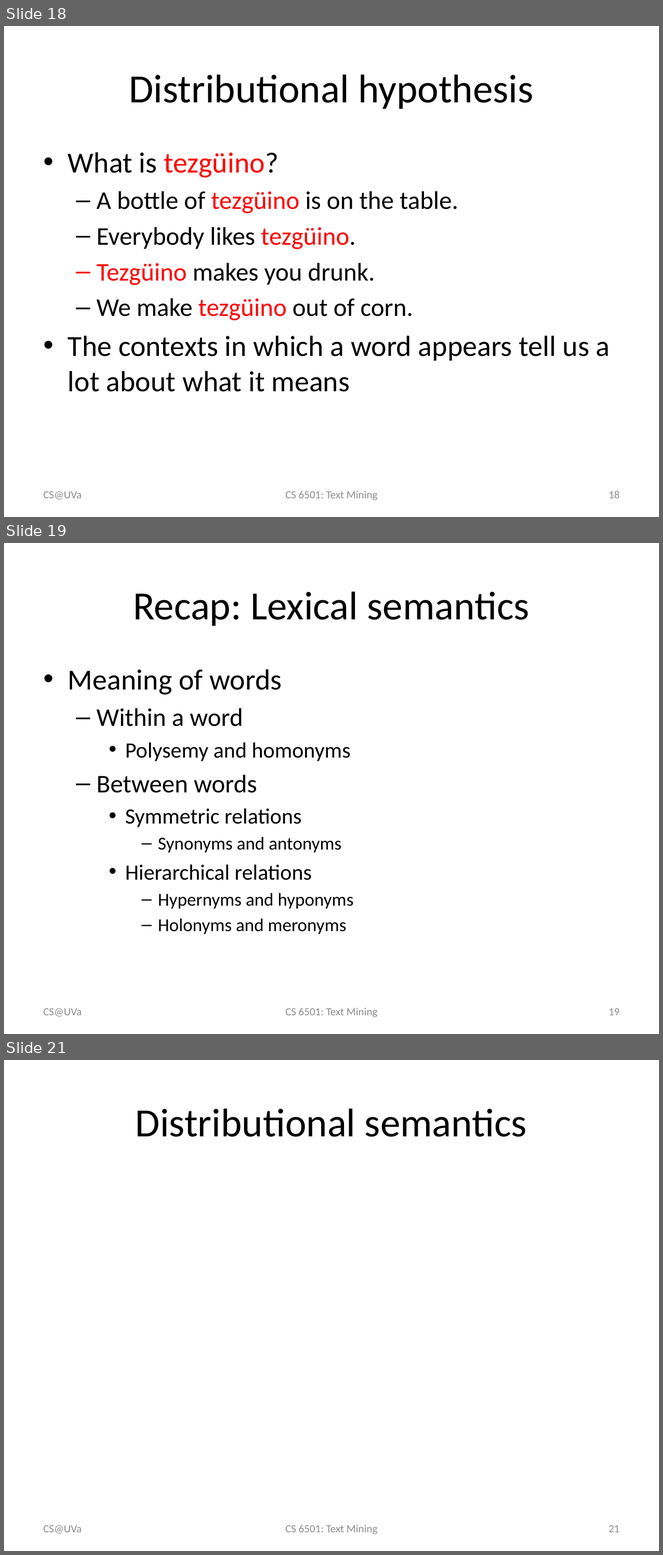
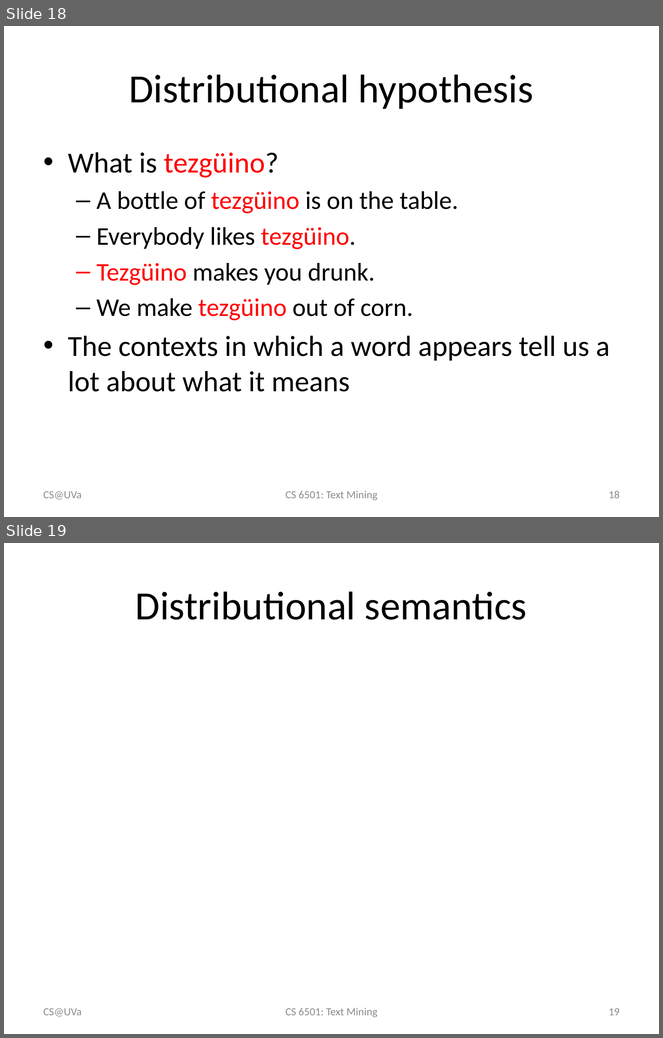
Before and after one commit to wang296/CS6501-Text-Mining, a slide deck: docs/LexicalSemanticsWordSenses.pptx. Shown one above the other, each under a label of ours: slides 18, 19 and 21 before the commit, slides 18 and 19 after it; the slides between them are not shown. The pictures are 663x1555 and 663x1038 pixels, drawn with LibreOffice and Linux fonts; fonts in the diff are those of the drawing; grey boxes stand for pictures. Boxes give left, top, right and bottom in pixels: in the first picture for what was removed or moved away, otherwise in the second. Text is boxed around its words. In the diff, an @@ line names an element or a change of style, - is before the commit and + after.

Commit message:
word sense

```diff
--- a/docs/LexicalSemanticsWordSenses.pptx
+++ b/docs/LexicalSemanticsWordSenses.pptx
@@ slide 19 removed at (4,543,659,1034), background #FFFFFF @@
@@ title removed at (133,591,530,626) @@
-Recap: Lexical semantics
@@ text removed at (68,669,354,935) @@
-  • Meaning of words
-  – Within a word
-    • Polysemy and homonyms
-  – Between words
-    • Symmetric relations
-      – Synonyms and antonyms
-    • Hierarchical relations
-      – Hypernyms and hyponyms
-      – Holonyms and meronyms
@@ text removed at (44,1008,82,1017) @@
-CS@UVa
@@ text removed at (285,1008,377,1018) @@
-CS 6501: Text Mining
@@ page number removed at (609,1008,620,1016) @@
-19
@@ what was slide 21 is now slide 19 @@
@@ page number at (609,1008,620,1016): text changed @@
-21
+19
```
Also in this commit, not shown: 1 other slide removed, 5 other files.
